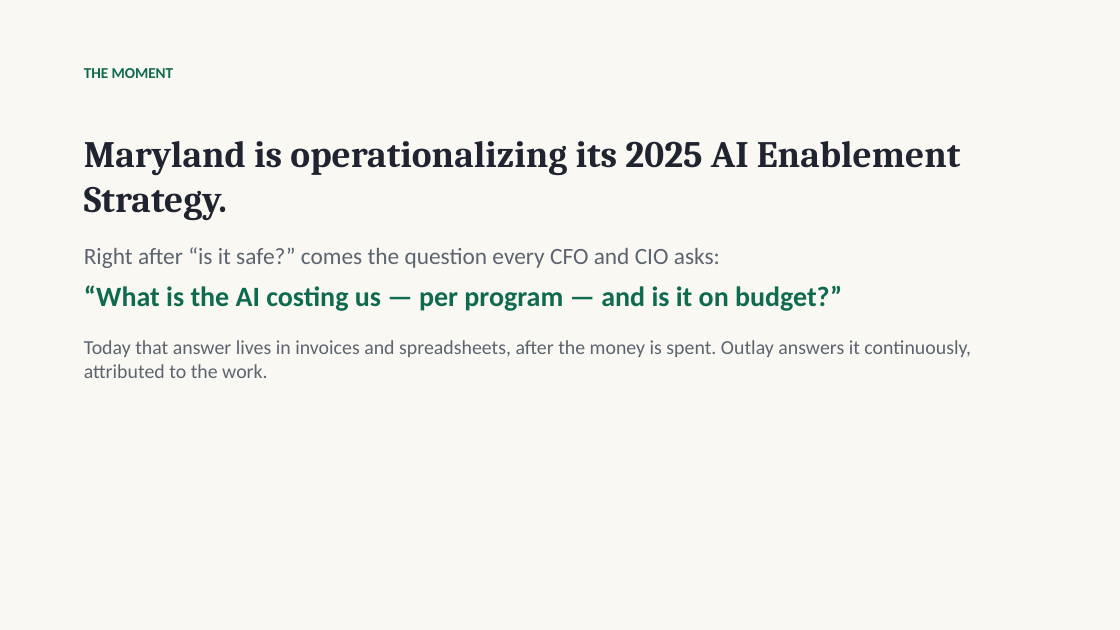
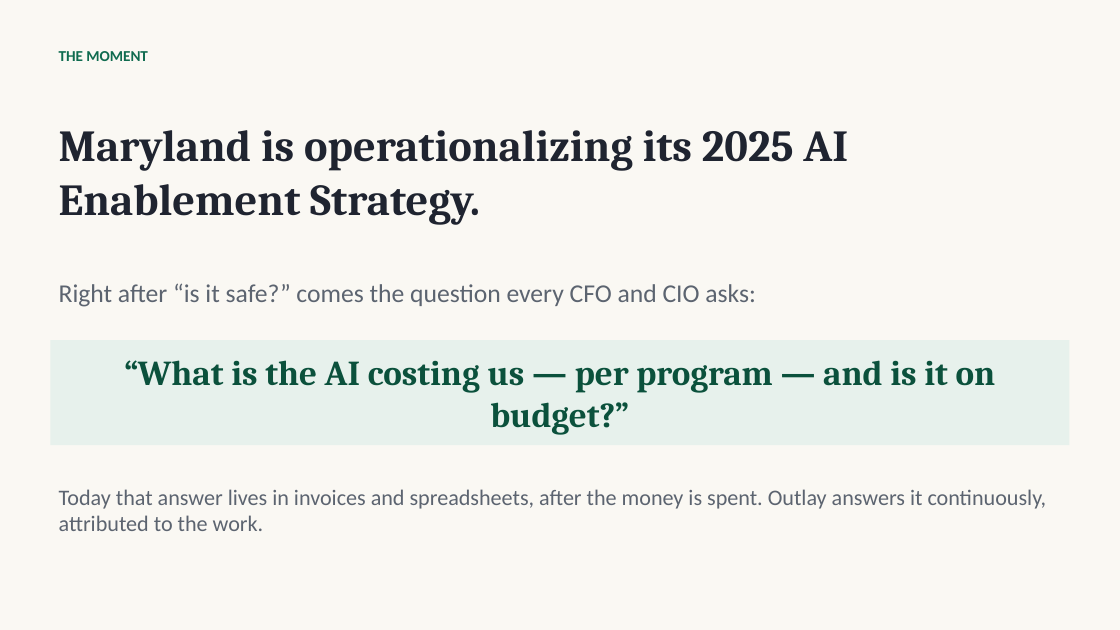
Before and after one commit to krethikram-sudo/options-bot, a slide deck: slide 2 of docs/mhbe-demo-deck.pptx. Drawn at 1120x630 pixels with LibreOffice and Linux fonts; fonts in the diff are those of the drawing. Boxes give left, top, right and bottom in pixels: in the first picture for what was removed or moved away, otherwise in the second. Text is boxed around its words. In the diff, an @@ line names an element or a change of style, - is before the commit and + after.

```diff
--- a/docs/mhbe-demo-deck.pptx
+++ b/docs/mhbe-demo-deck.pptx
@@ text "THE MOMENT" moved from (x1=84, y1=68, x2=174, y2=78) to (x1=59, y1=51, x2=148, y2=61) @@
@@ text "Maryland is operationalizing its 2025 ..." moved from (x1=84, y1=141, x2=971, y2=378) to (x1=59, y1=130, x2=848, y2=225) @@
@@ text "Maryland is operationalizing its 2025 ..." at (x1=59, y1=130, x2=848, y2=225): size 32 to 38 pt; less space between paragraphs @@
@@ text at (x1=84, y1=247, x2=971, y2=378): paragraphs removed @@
-Right after “is it safe?” comes the question every CFO and CIO asks:
-“What is the AI costing us — per program — and is it on budget?”
-Today that answer lives in invoices and spreadsheets, after the money is spent. Outlay answers it continuously, attributed to the work.
@@ text added at (x1=59, y1=283, x2=756, y2=307), 22 pt, text #5C6470 @@
+Right after “is it safe?” comes the question every CFO and CIO asks:
@@ rectangle added at (x1=50, y1=340, x2=1070, y2=445), fill #E7F1EC, 30 pt, text #0B513C, bold @@
+“What is the AI costing us — per program — and is it on budget?”
@@ text added at (x1=59, y1=489, x2=1047, y2=531), 19 pt, text #5C6470 @@
+Today that answer lives in invoices and spreadsheets, after the money is spent. Outlay answers it continuously, attributed to the work.
```
Also in this commit, not shown: 13 other slides changed, 2 other files.
